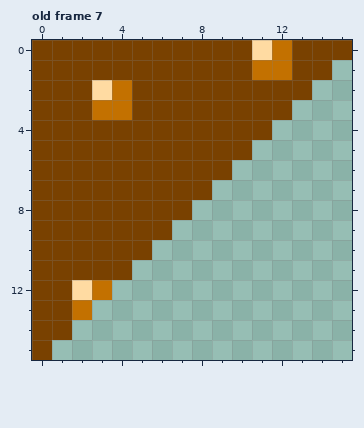
File history of a pixel-art file, Tilesets/Grass/Grass.aseprite. Above: the version before the commit.
16x16 pixels, 9 frames. Shown: old frame 7. The commit also changed other frames, which this record leaves out.
And afterwards:
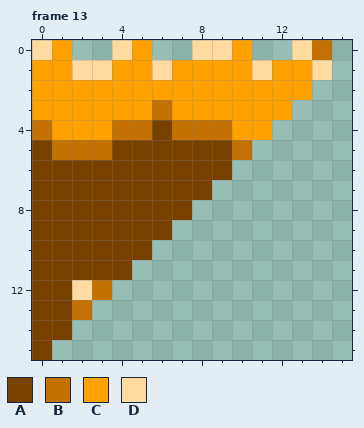
Palette (. is transparent): A #794100  B #c37100  C #ffa200  D #ffdba2
A new or re-ordered frame is compared with the old frame closest to it.
What changed:
frames 9 -> 13
Frame 13 is new; against old frame 7:
The edit turns colour A into colour B in row 0 at x 14; in row 3 at x 6; in row 4 at x 0, 4 to 5 and 7 to 9; in row 5 at x 1 to 3 and 10.
The edit turns colour A into colour C in row 0 at x 1, 5 and 10; in row 1 at x 0 to 1, 4 to 5, 7 to 10 and 13; in row 2 at x 0 to 2 and 5 to 13; in row 3 at x 0 to 2, 5 and 7 to 12; in row 4 at x 1 to 3 and 10 to 11.
The edit turns colour B into colour C in row 1 at x 12; in row 2 at x 4; in row 3 at x 3 to 4.
The edit turns colour D into colour C in row 2 at x 3.
The edit turns colour A into colour D in row 0 at x 0, 4, 8 to 9 and 13; in row 1 at x 2 to 3, 6 and 14.
The edit turns colour B into colour D in row 1 at x 11.
The edit erases colour A in row 0 at x 2 to 3, 6 to 7 and 15.
The edit erases colour B in row 0 at x 12.
The edit erases colour D in row 0 at x 11.
